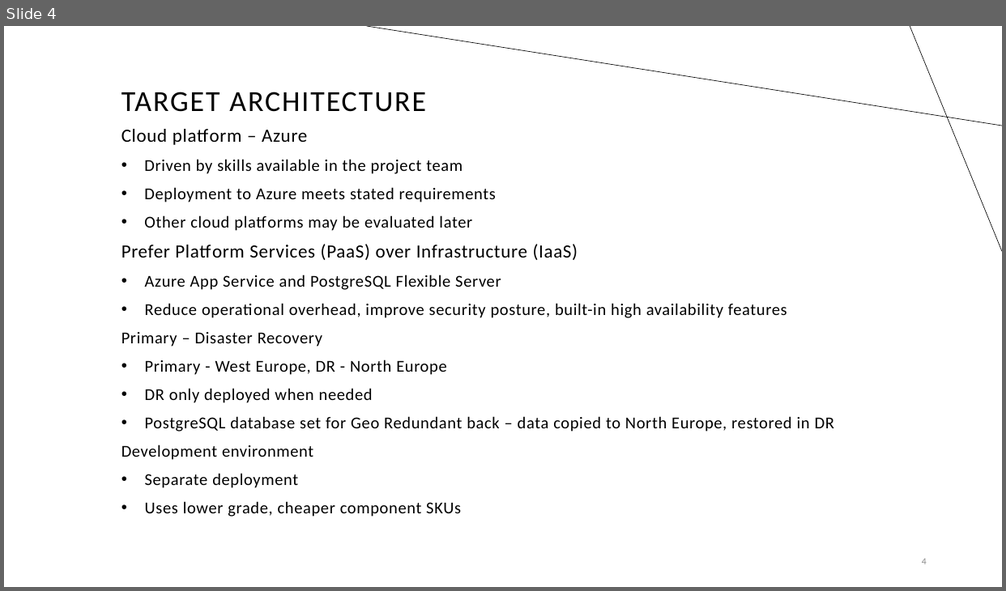
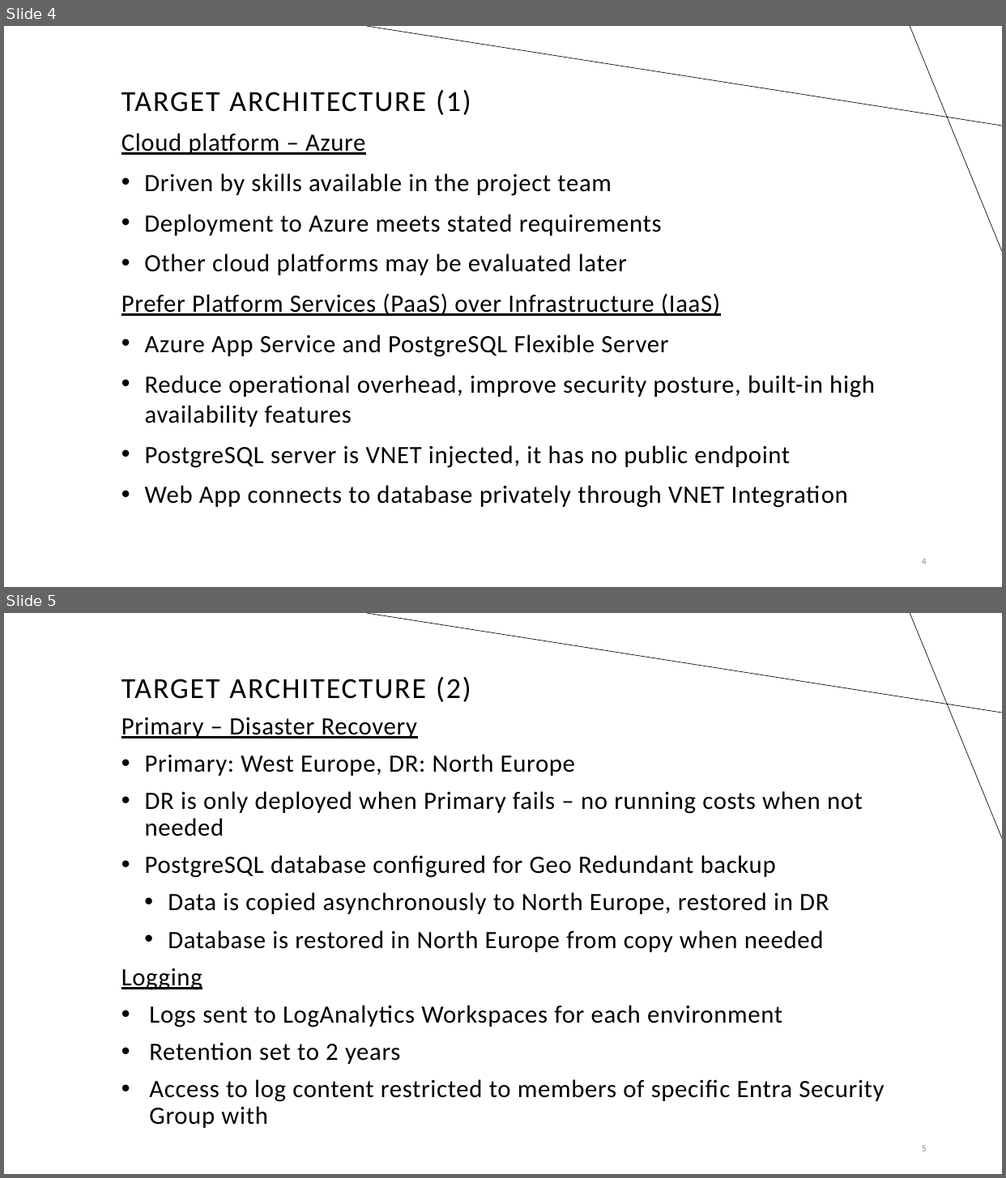
Before and after one commit to mddazure/cloudnation, a slide deck: slides/novabank.pptx. Shown one above the other, each under a label of ours: slide 4 before the commit, slides 4 and 5 after it. The pictures are 1006x591 and 1006x1178 pixels, drawn with LibreOffice and Linux fonts; fonts in the diff are those of the drawing. Boxes give left, top, right and bottom in pixels: in the first picture for what was removed or moved away, otherwise in the second. Text is boxed around its words. In the diff, an @@ line names an element or a change of style, - is before the commit and + after.

```diff
--- a/slides/novabank.pptx
+++ b/slides/novabank.pptx
@@ slide 5 added at (4, 613, 1002, 1174), background #FFFFFF; not listed: 2 template elements that a slide beside it also shows @@
@@ title added at (121, 677, 471, 702), 28 pt, text #000000 @@
+TARGET ARCHITECTURE (2)
@@ text added at (121, 717, 884, 1128), 24 pt, text #000000 @@
+  Primary – Disaster Recovery
+  • Primary: West Europe, DR: North Europe
+  • DR is only deployed when Primary fails – no running costs when not needed
+  • PostgreSQL database configured for Geo Redundant backup
+    • Data is copied asynchronously to North Europe, restored in DR
+    • Database is restored in North Europe from copy when needed
+  Logging
+  • Logs sent to LogAnalytics Workspaces for each environment
+  • Retention set to 2 years
+  • Access to log content restricted to members of specific Entra Security Group with
@@ page number added at (922, 1145, 927, 1152), 9 pt, text #8C8C8C @@
+5
@@ slide 4 changed as well @@
@@ title at (121, 90, 471, 115): text changed @@
-TARGET ARCHITECTURE
+TARGET ARCHITECTURE (1)
@@ text at (121, 133, 875, 427): size 18 to 24 pt, underline on in "Cloud platform – Azure", "Prefer Platform Services (PaaS) over Infrastructure (IaaS)"; size 16 to 24 pt in "Driven by skills available in the project ...", "Deployment to Azure meets stated requirements", "Other cloud platforms may be evaluated later", "Azure App Service and PostgreSQL Flexible Server" and 1 more places; line spacing 0.9 to 1 @@
@@ text at (145, 446, 848, 508): text changed; size 16 to 24 pt @@
-  Primary – Disaster Recovery
-  • Primary - West Europe, DR - North Europe
-  • DR only deployed when needed
-  • PostgreSQL database set for Geo Redundant back – data copied to North Europe, restored in DR
-  Development environment
-  • Separate deployment
-  • Uses lower grade, cheaper component SKUs
+  • PostgreSQL server is VNET injected, it has no public endpoint
+  • Web App connects to database privately through VNET Integration
```
Also in this commit, not shown: 4 other slides changed, 4 other slides added, 1 slide removed.
